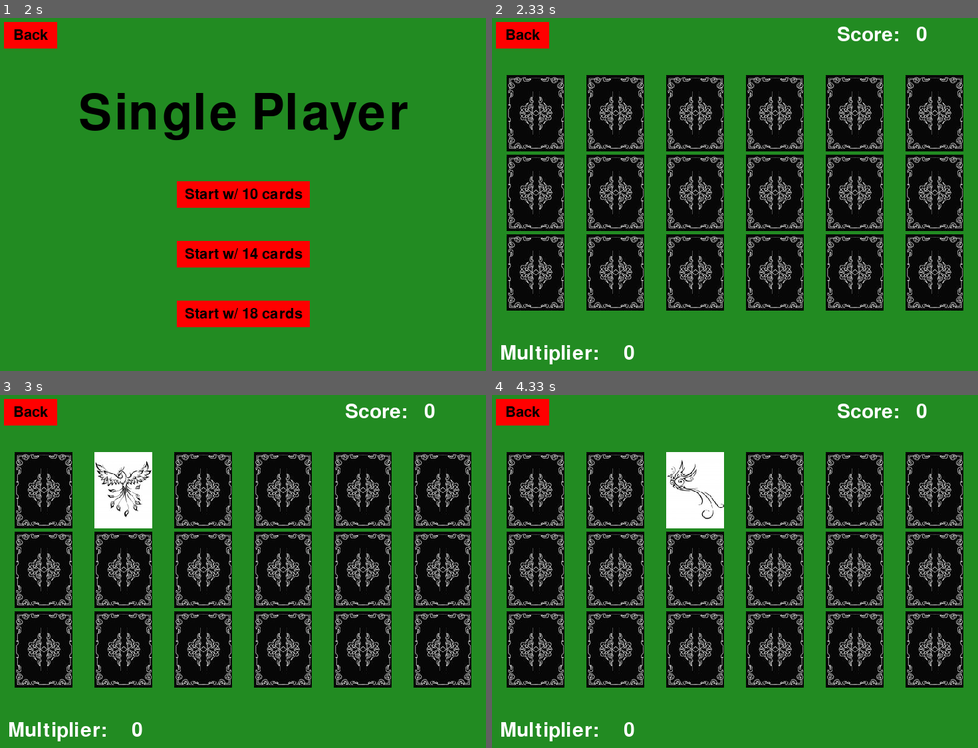
Above: before the commit, frames 1-4 (two rows, left to right).
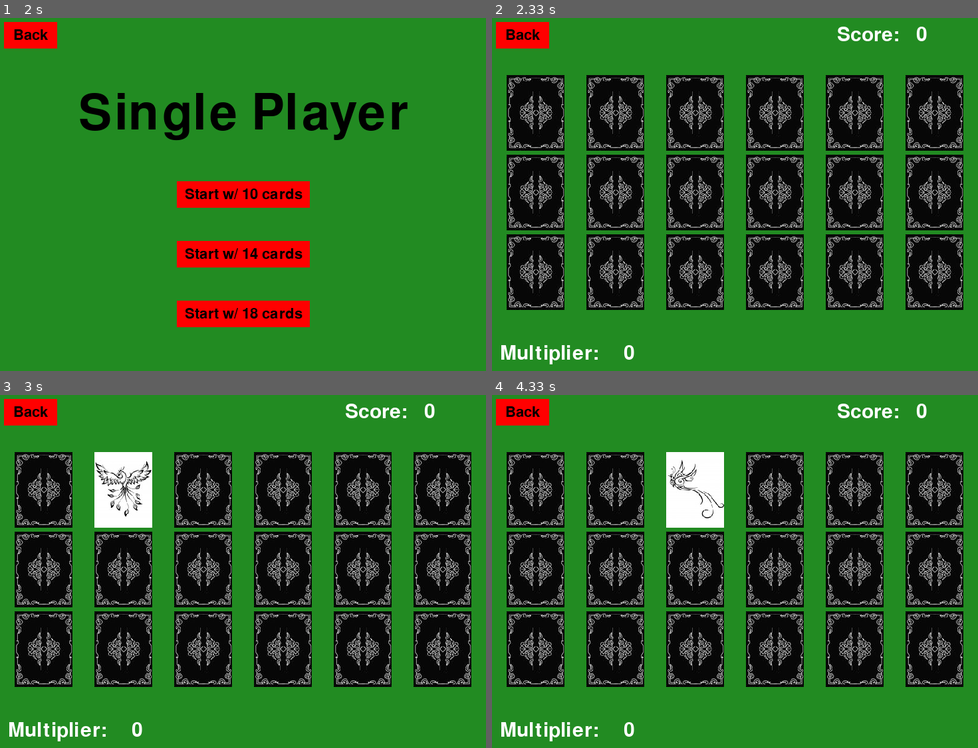
Above: after the commit, the same moments.

Repository: kzhangdz/CSC4992Project
Game: pygame game, started from main.py
Same seed, same stepped clock (60 frames per second), same inputs: the game is played once before the commit and once after it.
Inputs (mouse positions are in pixels of both pictures, inside the frame that each line leads up to):
- Up to frame 1 (2 s): type "1 (at the terminal prompt)" at 0 s; click (116, 198) at 0.93 s; click (243, 314) at 1.95 s
- Up to frame 2 (2.33 s): no input
- Up to frame 3 (3 s): move the mouse to (116, 493) at 2.55 s; click (116, 493) at 2.75 s
- Up to frame 4 (4.33 s): move the mouse to (710, 673) at 3.08 s; click (710, 673) at 3.37 s; move the mouse to (720, 504) at 3.78 s; click (720, 504) at 4.07 s

Frame 1 is identical in both runs. In frame 2, 7.1% of the frame differs, in the area x 3-97%, y 17-83%; in frame 3, 7.0%; in frame 4, 6.9%.

Commit message:
made card sizes flexible

Diff:
--- a/card.py
+++ b/card.py
@@ -1,6 +1,7 @@
 from pygameEnvironment import *
 import os.path
-#from constant import DISPLAY_WIDTH, DISPLAY_HEIGHT
+from constant import DISPLAY_WIDTH, DISPLAY_HEIGHT
+import math
 
 '''may be able to tie the card to a button
 Clicking the button will change the card.'''
@@ -12,8 +13,8 @@
     # _unused, back, front, solved = range(4)
 
 class Card:
-    imageDimensions = (87, 115)
-    #imageDimensions = (DISPLAY_WIDTH*0.10875, DISPLAY_HEIGHT*0.2)
+    #imageDimensions = (87, 115)
+    imageDimensions = (math.floor(DISPLAY_WIDTH*0.10875), math.floor(DISPLAY_HEIGHT*0.191666))
 
     def __init__(self, pos, imageDirectories):
         '''inititialize a card'''
